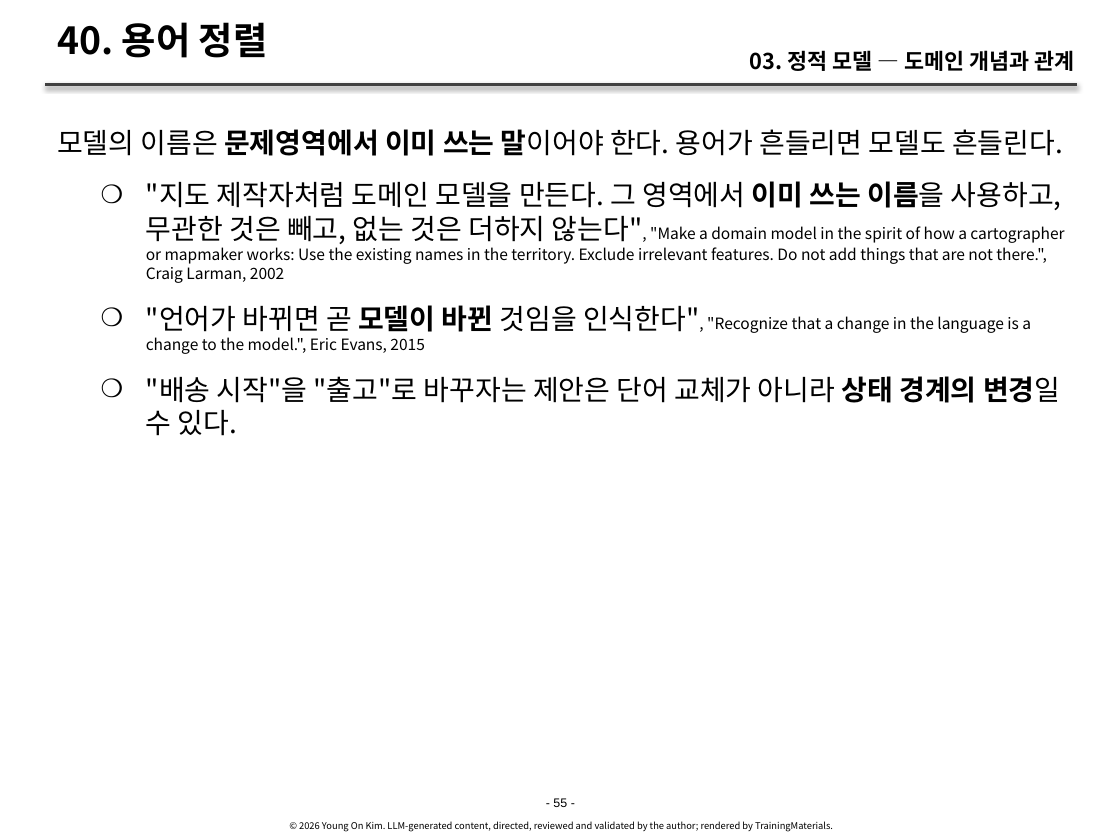
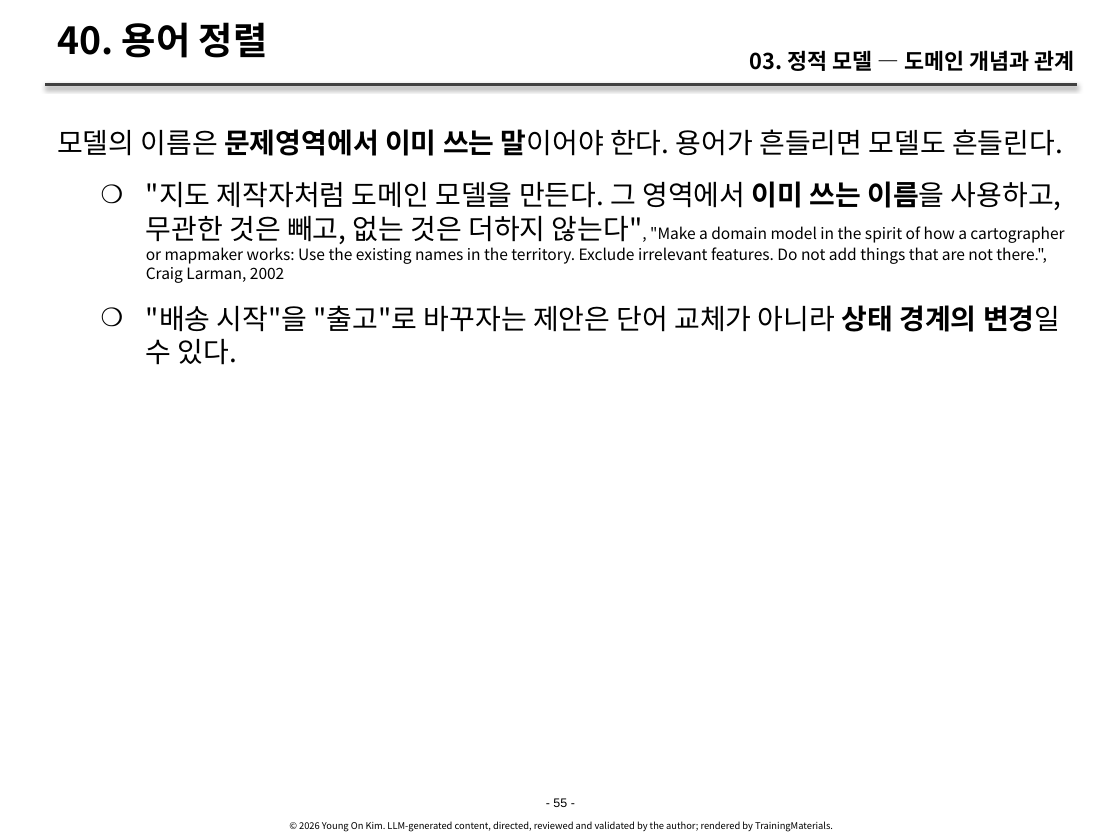
Before and after one commit to YoungSan77/TrainingMaterials, a slide deck: slide 55 of courses/ooad/sessions/s03.pptx. Drawn at 1120x840 pixels with LibreOffice and Linux fonts; fonts in the diff are those of the drawing. Boxes give left, top, right and bottom in pixels: in the first picture for what was removed or moved away, otherwise in the second. Text is boxed around its words. In the diff, an @@ line names an element or a change of style, - is before the commit and + after.

```diff
--- a/courses/ooad/sessions/s03.pptx
+++ b/courses/ooad/sessions/s03.pptx
@@ text at [146, 305, 1031, 354]: paragraph removed @@
-    ❍ "언어가 바뀌면 곧 모델이 바뀐 것임을 인식한다", "Recognize that a change in the language is a change to the model.", Eric Evans, 2015
```
Also in this commit, not shown: 2 other slides changed, 6 other files.
